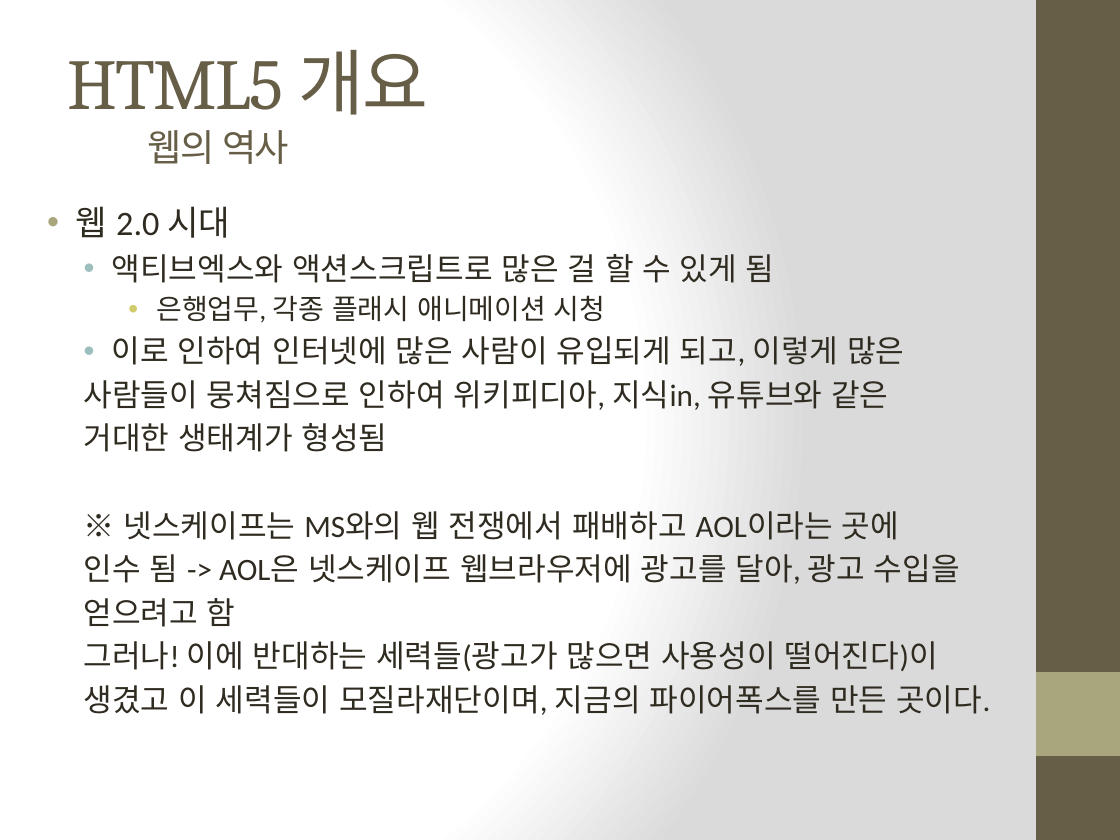
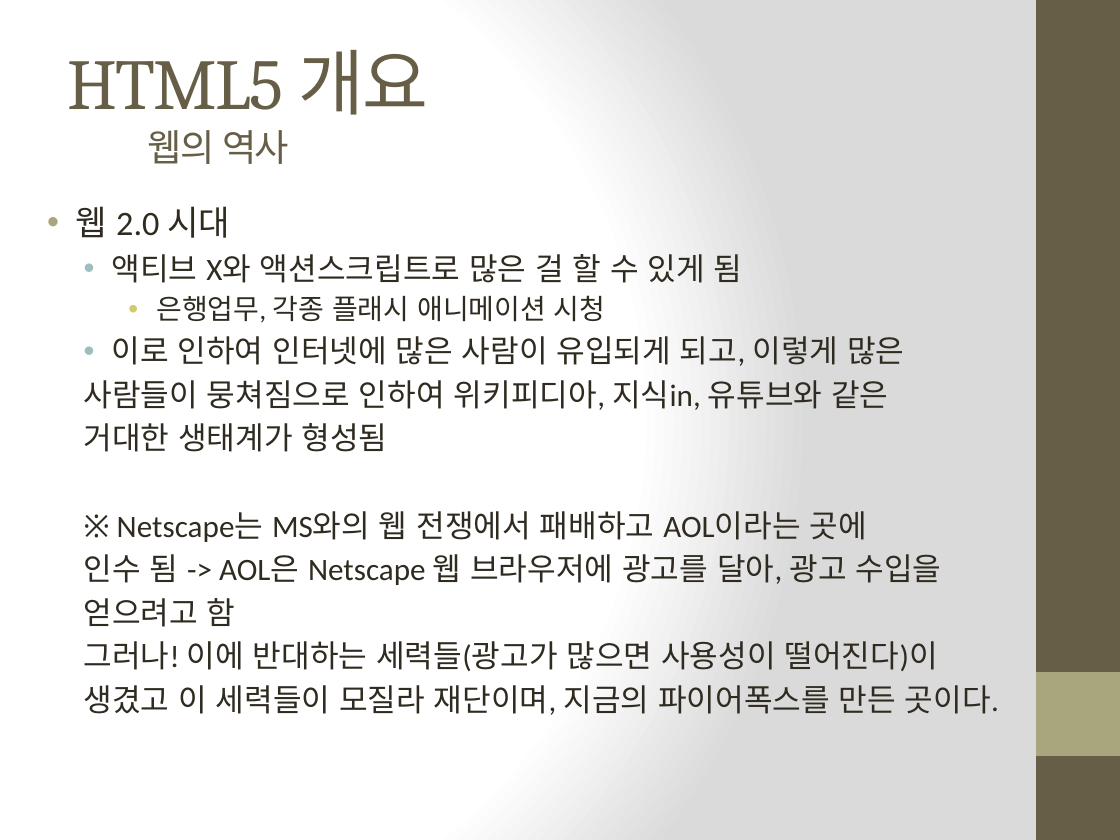
Before and after one commit to Yorgos7784/SW_Lesson, a slide deck: slide 10 of c#/화면구현/화면 구현.pptx. Drawn at 1120x840 pixels with LibreOffice and Linux fonts; fonts in the diff are those of the drawing. Boxes give left, top, right and bottom in pixels: in the first picture for what was removed or moved away, otherwise in the second. Text is boxed around its words. In the diff, an @@ line names an element or a change of style, - is before the commit and + after.

```diff
--- a/c#/화면구현/화면 구현.pptx
+++ b/c#/화면구현/화면 구현.pptx
@@ text at box(112, 254, 742, 283): text changed @@
-  • 액티브엑스와 액션스크립트로 많은 걸 할 수 있게 됨
+  • 액티브 X와 액션스크립트로 많은 걸 할 수 있게 됨
@@ text at box(84, 511, 941, 585): text changed @@
-  ※ 넷스케이프는 MS와의 웹 전쟁에서 패배하고 AOL이라는 곳에
-  인수 됨 -> AOL은 넷스케이프 웹브라우저에 광고를 달아, 광고 수입을
+  ※ Netscape는 MS와의 웹 전쟁에서 패배하고 AOL이라는 곳에
+  인수 됨 -> AOL은 Netscape 웹 브라우저에 광고를 달아, 광고 수입을
@@ text at box(84, 685, 999, 715): spaces changed @@
-  생겼고 이 세력들이 모질라재단이며, 지금의 파이어폭스를 만든 곳이다.
+  생겼고 이 세력들이 모질라 재단이며, 지금의 파이어폭스를 만든 곳이다.
```
Also in this commit, not shown: 5 other slides changed, 1 other file.
